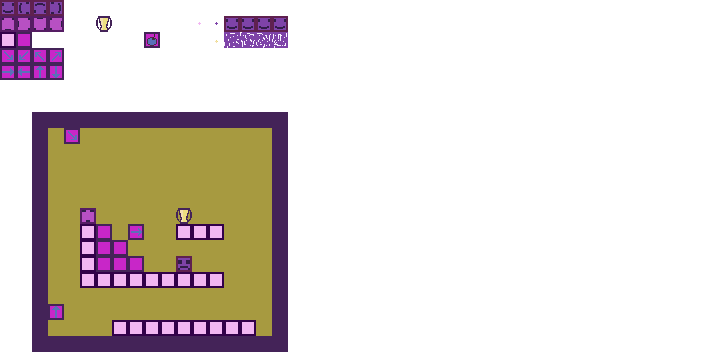
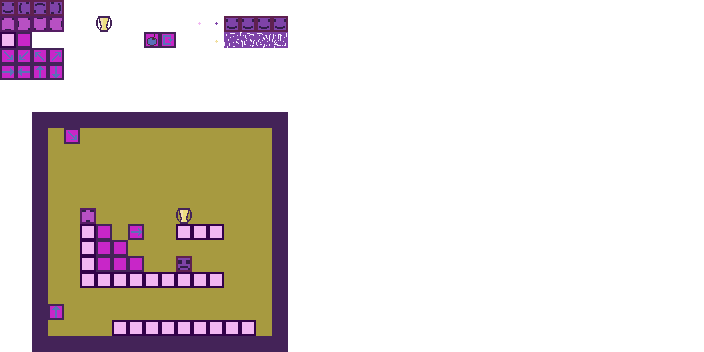
Two versions of the same layered image (704 x 352). Layer-by-layer changes:
added layer "Слой 15" above "Слой 14 kопировать" over <box>163,35,173,45</box>
added layer "Слой 14 kопировать" above "Слой 14" over <box>160,32,176,48</box>
